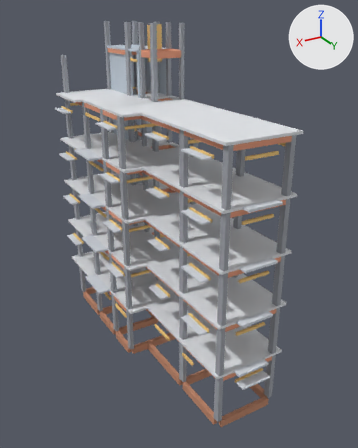
What one commit did to the glTF model running/P-016/models/m7_e.glb.
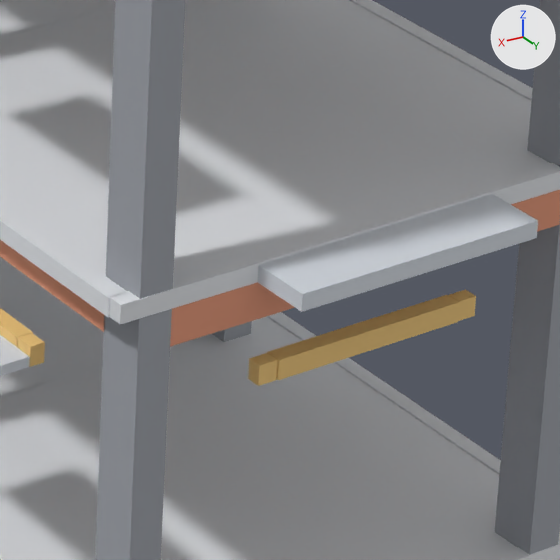
The first picture shows the older version from a 50 mm lens placed at (17.0, 34.2, 20.9), pointed at (2.9, 10.5, 9.1). The close-ups show the older and then the newer version on the part from 57% to 78% of the width and 52% to 69% of the height of that picture. Only the edits that show in the close-ups are written down. The lights are fixed; the arrows at upper right show +X, +Y and +Z. Vertices at exactly the same position are counted once.

In view in the first close-up: 'FRAME/beam', 'FRAME/column', 'FRAME/lintel', 'FRAME/slab', 'FRAME/sunshade'.
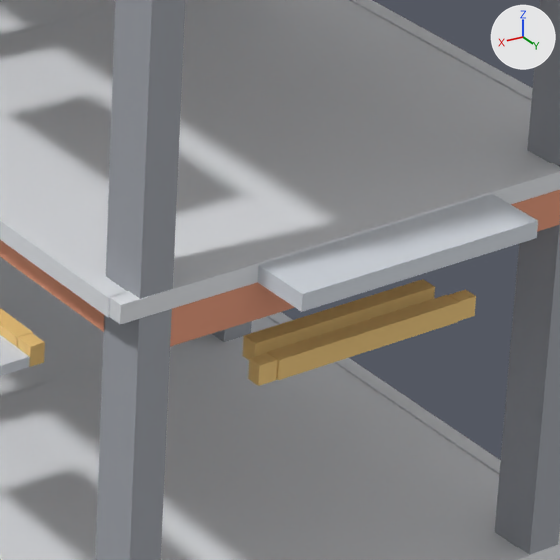
Edits to the bpy script that builds the scene:
```text
Change me_frame_lintel:
    used by ob_frame_lintel; location = (0.0, 0.0, 0.0)
    remove me_frame_lintel.from_pydata(...)  # 2296 vertices, 3444 faces; spans x 0.6..6.6, y 0.9..17.8, z 2.7..20.1
    add me_frame_lintel.from_pydata(...)  # 2328 vertices, 3492 faces; spans x 0.6..6.6, y 0.9..17.8, z 2.7..20.1
    me_frame_lintel part 1: a new loose piece, a box spanning x 2.13..3.66, y 17.44..17.56, z 8.84..8.99, in mat_material_4 (beige #f7ce81)
    other edits to the shape of me_frame_lintel do not show in these pictures
```

Boxes (x1, y1, x2, y2) around the edits, measured in the close-ups (560 x 560 px):
'FRAME/lintel', reshaped: before (0, 289, 476, 386); after (0, 279, 476, 386)
part 1 of me_frame_lintel, added (beige): after (243, 279, 435, 360)
